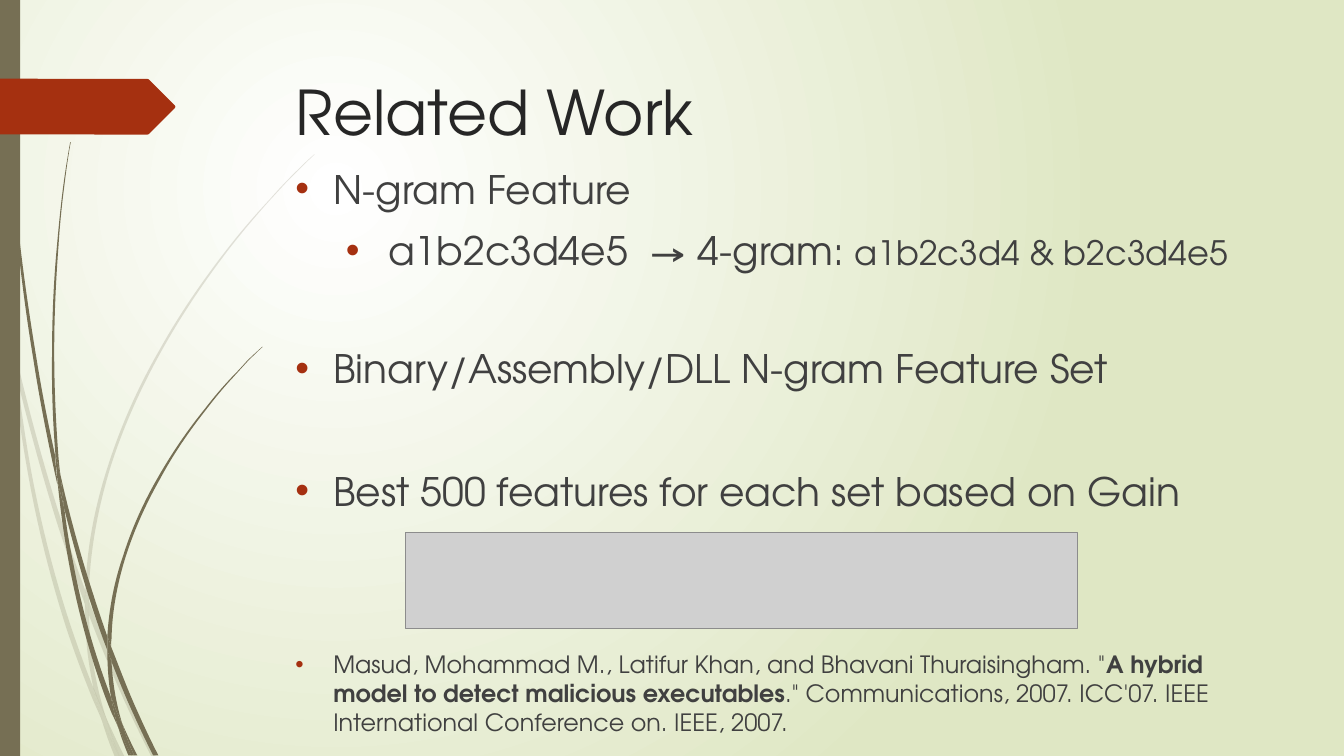
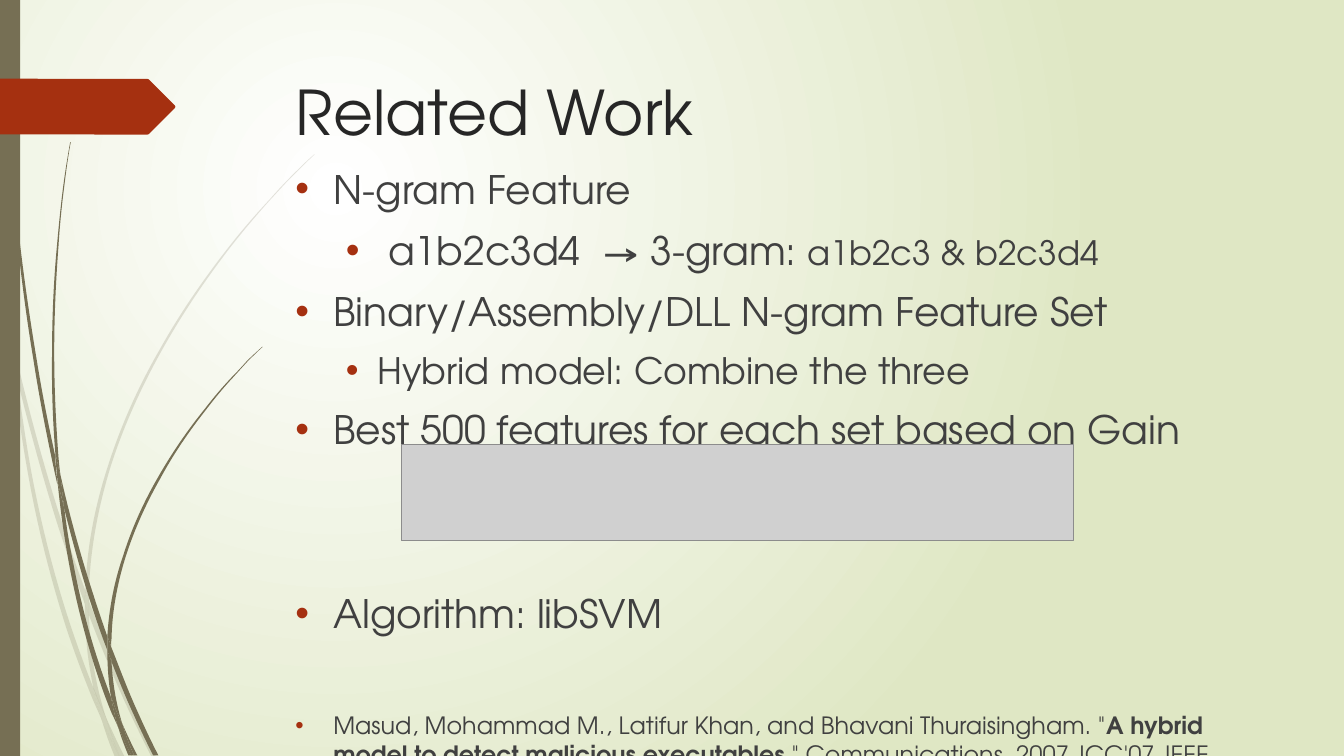
Before and after one commit to XiaokuanOSU/ML-Project, a slide deck: slide 4 of PPTGroup10.pptx. Drawn at 1344x756 pixels with LibreOffice and Linux fonts; fonts in the diff are those of the drawing; grey boxes stand for pictures. Boxes give left, top, right and bottom in pixels: in the first picture for what was removed or moved away, otherwise in the second. Text is boxed around its words. In the diff, an @@ line names an element or a change of style, - is before the commit and + after.

```diff
--- a/PPTGroup10.pptx
+++ b/PPTGroup10.pptx
@@ text at (388, 235, 1099, 274): text changed @@
-  • a1b2c3d4e5 → 4-gram: a1b2c3d4 & b2c3d4e5
+  • a1b2c3d4 → 3-gram: a1b2c3 & b2c3d4
@@ text at (377, 356, 970, 391): paragraph added @@
+  • Hybrid model: Combine the three
@@ picture: place and size @@
-picture at (405, 532, 1078, 628)
+picture at (401, 445, 1074, 540)
@@ text at (333, 598, 662, 637): paragraph added @@
+• Algorithm: libSVM
```
Also in this commit, not shown: 2 other slides changed, 2 slides added, 8 slides removed.
